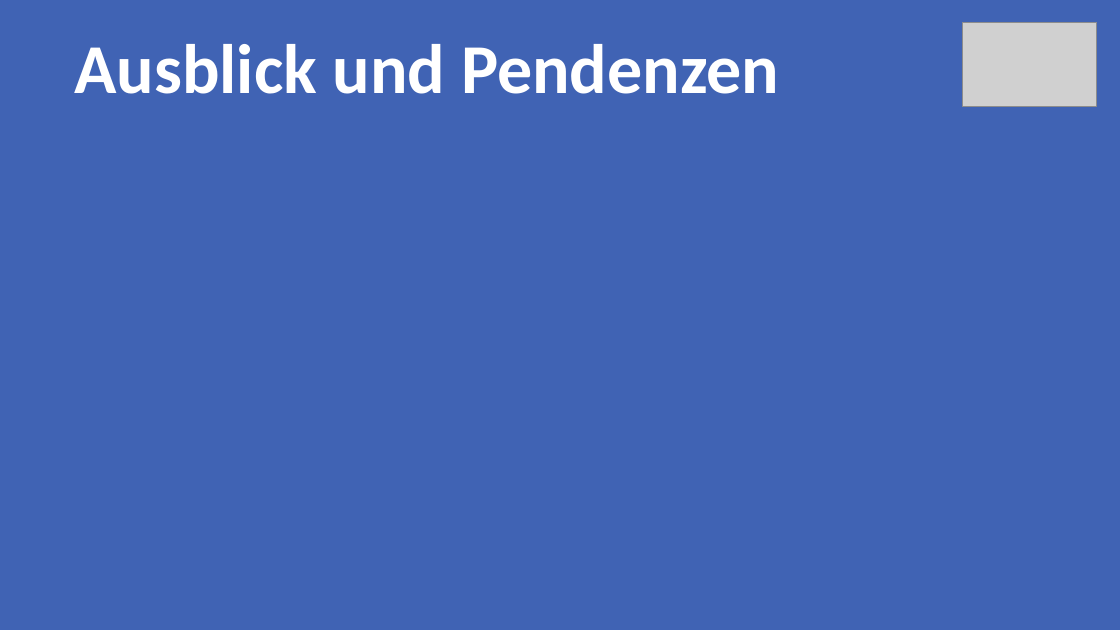
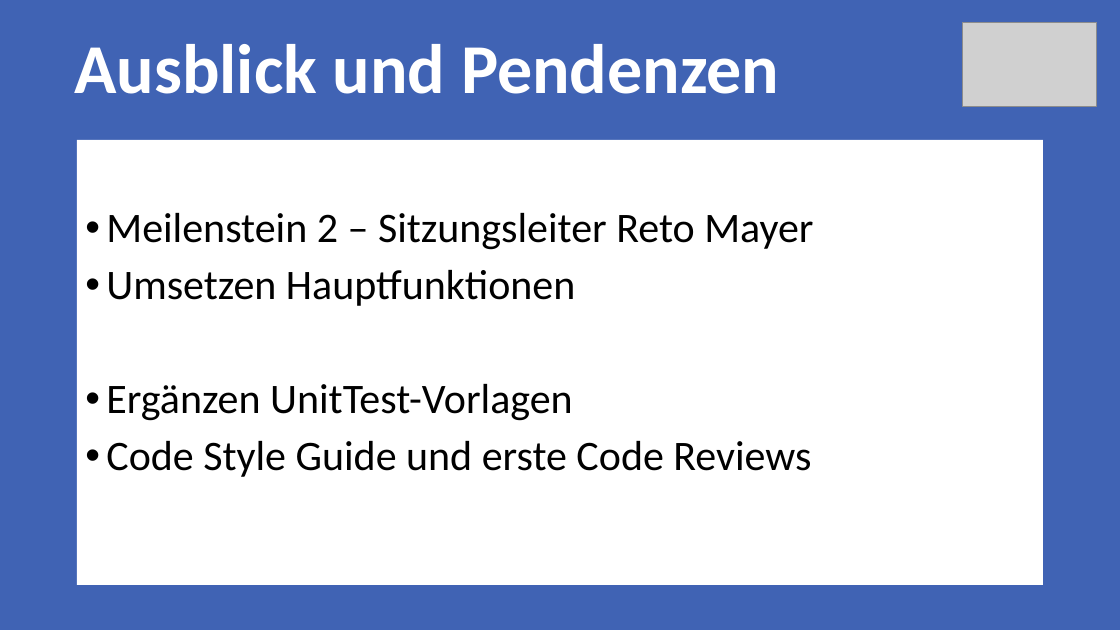
Before and after one commit to Rinc11/FOS, a slide deck: slide 9 of documents/00_Sitzungen/Milestone_1/Meilenstein1.pptx. Drawn at 1120x630 pixels with LibreOffice and Linux fonts; fonts in the diff are those of the drawing; grey boxes stand for pictures. Boxes give left, top, right and bottom in pixels: in the first picture for what was removed or moved away, otherwise in the second. Text is boxed around its words. In the diff, an @@ line names an element or a change of style, - is before the commit and + after.

Commit message:
Praesentation Meilenstein 1

```diff
--- a/documents/00_Sitzungen/Milestone_1/Meilenstein1.pptx
+++ b/documents/00_Sitzungen/Milestone_1/Meilenstein1.pptx
@@ text added at bbox=[77, 140, 1044, 586], fill #FFFFFF, 36 pt, text #000000 @@
+• Meilenstein 2 – Sitzungsleiter Reto Mayer
+• Umsetzen Hauptfunktionen
+• Ergänzen UnitTest-Vorlagen
+• Code Style Guide und erste Code Reviews
```
Also in this commit, not shown: 2 other slides changed, 1 slide added, 1 slide removed.
